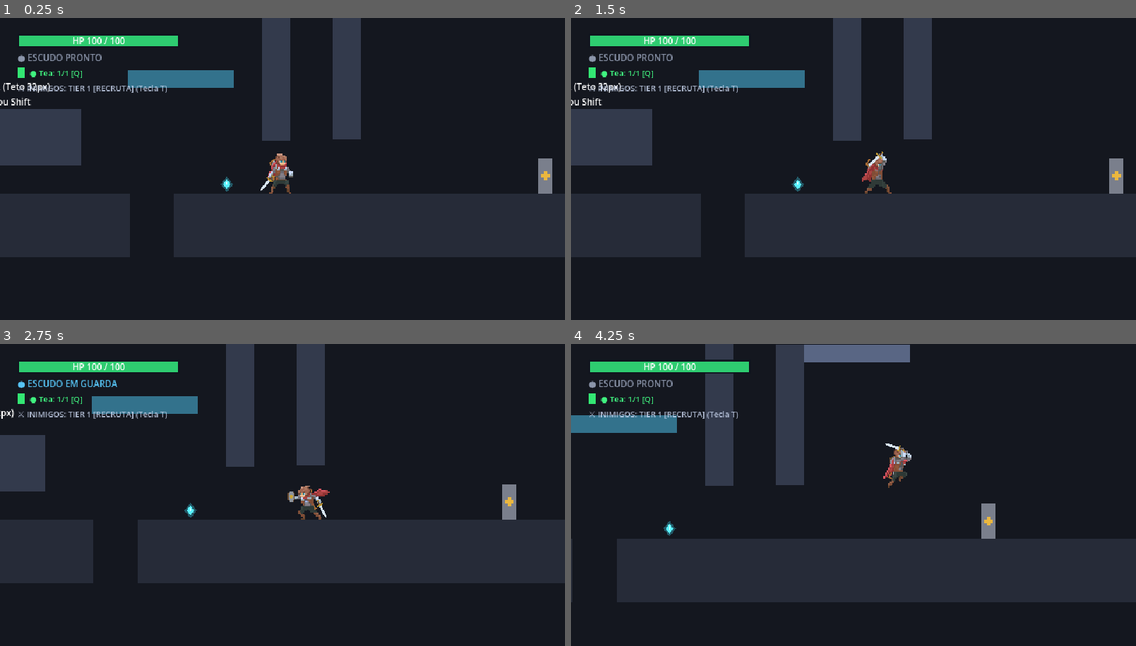
Above: before the commit, frames 1-4 (two rows, left to right).
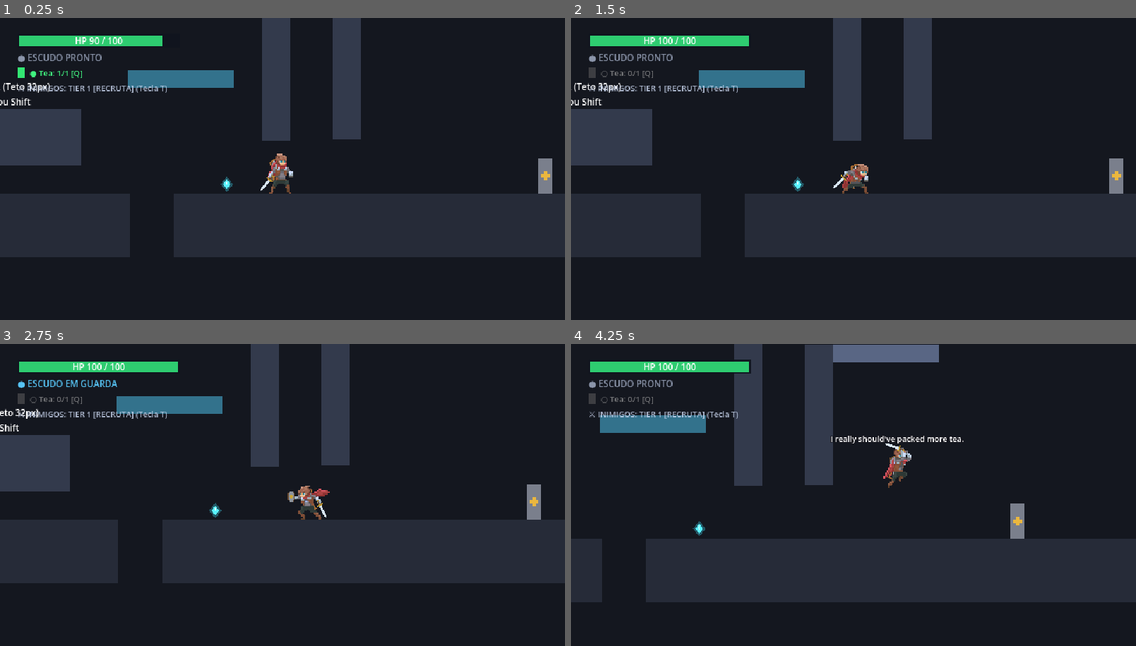
Above: after the commit, the same moments.

Repository: Theadrill/Godot-Roguelike-Prototype
Game: Godot game, scene res://src/world/movement_gym.tscn
Same seed, same stepped clock (60 frames per second), same inputs: the game is played once before the commit and once after it.
Inputs (mouse positions are in pixels of both pictures, inside the frame that each line leads up to):
- Up to frame 1 (0.25 s): no input
- Up to frame 2 (1.5 s): tap A (move_left) at 0.5, 1.25 s; move the mouse to (977, 159) at 0.52 s; hold D (move_right) from 0.53 s (still down); tap Q (heal) at 0.6 s; click (977, 159) at 0.67 s; tap Space (jump) at 0.77 s; move the mouse to (740, 193) at 1.27 s; click (740, 193) at 1.35 s
- Up to frame 3 (2.75 s): tap Space (jump) at 1.52 s; tap Q (heal) at 1.55, 2.3 s; tap A (move_left) at 2 s; move the mouse to (339, 431) at 2.02 s; release D (move_right) at 2.03 s; hold A (move_left) from 2.03 s (still down); hold Right mouse button (defend) from 2.03 s (still down)
- Up to frame 4 (4.25 s): move the mouse to (825, 567) at 2.77 s; release A (move_left) at 2.78 s; release Right mouse button (defend) at 2.78 s; hold D (move_right) from 2.78 s (still down); tap Q (heal) at 2.85, 3.8 s; click (825, 567) at 2.92 s; tap Space (jump) at 3.02, 3.77 s; tap A (move_left) at 3.5 s; move the mouse to (1023, 549) at 3.52 s; hold E (interact) from 3.53 s (still down)

The runs differ from the first frame. In frame 1, 0.2% of the frame differs, in the area x 13-32%, y 5-10%; in frame 2, 0.8%; in frame 3, 11%; in frame 4, 13%, in the area x 0-81%, y 0-86%.

Commit message:
feat(heal): add 3-frame tea bottle socket, empty flask preview, and console validation rule

Diff:
--- a/assets/player/adventurer/player_frames.tres
+++ b/assets/player/adventurer/player_frames.tres
@@ -294,6 +294,14 @@
 atlas = ExtResource("3_jump_sheet")
 region = Rect2(0, 62, 83, 62)
 
+[sub_resource type="AtlasTexture" id="AtlasTexture_pickup_0"]
+atlas = ExtResource("21_pickup_sheet")
+region = Rect2(0, 0, 83, 62)
+
+[sub_resource type="AtlasTexture" id="AtlasTexture_pickup_1"]
+atlas = ExtResource("21_pickup_sheet")
+region = Rect2(0, 62, 83, 62)
+
 [sub_resource type="AtlasTexture" id="AtlasTexture_idle_0"]
 atlas = ExtResource("1_idle_sheet")
 region = Rect2(0, 0, 83, 62)
@@ -321,14 +329,6 @@
 [sub_resource type="AtlasTexture" id="AtlasTexture_jump_3"]
 atlas = ExtResource("3_jump_sheet")
 region = Rect2(83, 62, 83, 62)
-
-[sub_resource type="AtlasTexture" id="AtlasTexture_pickup_0"]
-atlas = ExtResource("21_pickup_sheet")
-region = Rect2(0, 0, 83, 62)
-
-[sub_resource type="AtlasTexture" id="AtlasTexture_pickup_1"]
-atlas = ExtResource("21_pickup_sheet")
-region = Rect2(0, 62, 83, 62)
 
 [sub_resource type="AtlasTexture" id="AtlasTexture_pickup_2"]
 atlas = ExtResource("21_pickup_sheet")
@@ -672,6 +672,17 @@
 }, {
 "frames": [{
 "duration": 1.0,
+"texture": SubResource("AtlasTexture_pickup_0")
+}, {
+"duration": 1.0,
+"texture": SubResource("AtlasTexture_pickup_1")
+}],
+"loop": 0,
+"name": &"heal",
+"speed": 6.0
+}, {
+"frames": [{
+"duration": 1.0,
 "texture": SubResource("AtlasTexture_idle_0")
 }, {
 "duration": 1.0,
@@ -703,17 +714,6 @@
 "loop": 0,
 "name": &"jump",
 "speed": 10.0
-}, {
-"frames": [{
-"duration": 1.0,
-"texture": SubResource("AtlasTexture_pickup_0")
-}, {
-"duration": 1.0,
-"texture": SubResource("AtlasTexture_pickup_1")
-}],
-"loop": 0,
-"name": &"heal",
-"speed": 6.0
 }, {
 "frames": [{
 "duration": 1.0,
--- /dev/null
+++ b/src/entities/equipment/items/tea_bottle_visual.tscn
@@ -0,0 +1,13 @@
+[gd_scene format=3 uid="uid://tea_bottle_visual_01"]
+
+[ext_resource type="Texture2D" path="res://assets/player/adventurer/heal/tea_bottle_sheet.png" id="1_tex"]
+
+[node name="TeaBottleVisual" type="Node2D"]
+texture_filter = 1
+scale = Vector2(0.32, 0.32)
+
+[node name="Sprite2D" type="Sprite2D" parent="."]
+texture_filter = 1
+texture = ExtResource("1_tex")
+vframes = 3
+frame = 0
--- /dev/null
+++ b/src/entities/equipment/socket_profiles/tea_bottle.tres
@@ -0,0 +1,24 @@
+[gd_resource type="Resource" script_class="WeaponSocketProfile" format=3 uid="uid://bw2rslo16dwly"]
+
+[ext_resource type="Script" uid="uid://c5rv1prl1d8vr" path="res://src/entities/equipment/socket_profiles/weapon_socket_profile.gd" id="1_script"]
+
+[resource]
+script = ExtResource("1_script")
+hand_frames = {
+"heal_0": {
+"flip_h": false,
+"flip_v": false,
+"pos": Vector2(13, -20),
+"rot": -5.0,
+"visible": true,
+"z_index": 2
+},
+"heal_1": {
+"flip_h": false,
+"flip_v": false,
+"pos": Vector2(10, -31),
+"rot": -61.0,
+"visible": true,
+"z_index": 2
+}
+}
--- a/src/entities/player/player.gd
+++ b/src/entities/player/player.gd
@@ -18,6 +18,10 @@
 var current_health: float = 250.0
 var current_mana: float = 100.0
 var _debug_respawn_timer: float = 0.0
+
+@export_group("Debug")
+@export var debug_start_at_90_health: bool = true
+@export var debug_infinite_heal: bool = false
 
 @export_group("Tactical Life Rally")
 const RALLY_DURATION: float = 2.0
@@ -142,12 +146,16 @@
 @onready var off_hand_socket: Marker2D = $Visual/OffHandSocket
 @onready var back_socket_shield: Marker2D = $Visual/BackSocketShield
 @onready var back_socket_weapon: Marker2D = $Visual/BackSocketWeapon
+@onready var tea_bottle_socket: Marker2D = $Visual.get_node_or_null("TeaBottleSocket") as Marker2D
 @onready var bark_label: Label = get_node_or_null("BarkLabel") as Label
 @onready var death_screen: DeathScreen = get_node_or_null("DeathScreen") as DeathScreen
 
 var _main_weapon_instance: Node2D = null
 var _secondary_weapon_instance: Node2D = null
 var _shield_instance: Node2D = null
+var _tea_bottle_instance: Node2D = null
+var _tea_bottle_profile: WeaponSocketProfile = null
+var tea_bottle_frame_override: int = -1
 var is_shield_raised: bool = false
 var is_dead: bool = false
 var are_weapons_hidden: bool = false
@@ -183,6 +191,17 @@
 		if default_back:
 			back_socket_profile = default_back
 
+	if ResourceLoader.exists("res://src/entities/equipment/socket_profiles/tea_bottle.tres"):
+		_tea_bottle_profile = load("res://src/entities/equipment/socket_profiles/tea_bottle.tres") as WeaponSocketProfile
+	if tea_bottle_socket and ResourceLoader.exists("res://src/entities/equipment/items/tea_bottle_visual.tscn"):
+		var tb_scene := load("res://src/entities/equipment/items/tea_bottle_visual.tscn") as PackedScene
+		if tb_scene:
+			_tea_bottle_instance = tb_scene.instantiate() as Node2D
+			tea_bottle_socket.add_child(_tea_bottle_instance)
+			_tea_bottle_instance.position = Vector2.ZERO
+			_tea_bottle_instance.rotation_degrees = 0.0
+			_tea_bottle_instance.visible = false
+
 	if player_sprite:
 		player_sprite.animation_finished.connect(_on_player_sprite_animation_finished)
 		player_sprite.frame_changed.connect(_on_player_sprite_frame_changed)
@@ -190,6 +209,8 @@
 	_refresh_equipped_visuals()
 	_update_equipment_depth()
 	ProgressionManager.apply_to_player(self)
+	if debug_start_at_90_health:
+		current_health = max_health * 0.9
 
 	if hitbox:
 		hitbox.attacker = self
@@ -593,6 +614,24 @@
 			back_socket_shield.position = back_socket_profile.get_frame_pos(anim_name, frame_idx) + Vector2(-3.0, 0.0)
 			back_socket_shield.z_index = -1
 
+	# 4. Garrafa de Chá (exibida apenas durante a animação "heal")
+	if _tea_bottle_instance and is_instance_valid(_tea_bottle_instance):
+		if anim_name == &"heal" and tea_bottle_socket:
+			var tb_data: Dictionary = _tea_bottle_profile.get_frame_data(anim_name, frame_idx) if _tea_bottle_profile else {}
+			tea_bottle_socket.position = tb_data.get("pos", Vector2(10, -24))
+			tea_bottle_socket.rotation_degrees = tb_data.get("rot", 0.0)
+			tea_bottle_socket.z_index = tb_data.get("z_index", 3)
+			_tea_bottle_instance.position = Vector2.ZERO
+			_tea_bottle_instance.rotation_degrees = 0.0
+			_tea_bottle_instance.visible = tb_data.get("visible", true) and not are_weapons_hidden
+			_apply_visual_instance_flip(_tea_bottle_instance, tb_data.get("flip_h", false), tb_data.get("flip_v", false))
+			var tb_sprite := _tea_bottle_instance.get_node_or_null("Sprite2D") as Sprite2D
+			if tb_sprite:
+				var tb_frame: int = tea_bottle_frame_override if tea_bottle_frame_override >= 0 else frame_idx
+				tb_sprite.frame = clampi(tb_frame, 0, 2)
+		else:
+			_tea_bottle_instance.visible = false
+
 func stop_animation() -> void:
 	if animation_player and animation_player.is_playing():
 		animation_player.stop()
--- a/src/entities/player/player.tscn
+++ b/src/entities/player/player.tscn
@@ -110,6 +110,10 @@
 z_index = -1
 position = Vector2(7, -19)
 
+[node name="TeaBottleSocket" type="Marker2D" parent="Visual" unique_id=1685837079]
+z_index = 3
+position = Vector2(10, -24)
+
 [node name="PlayerSprite" type="AnimatedSprite2D" parent="Visual" unique_id=1468099375]
 position = Vector2(-2, -29)
 sprite_frames = ExtResource("24_player_frames")
--- a/src/entities/player/states/heal_state.gd
+++ b/src/entities/player/states/heal_state.gd
@@ -5,15 +5,19 @@
 ## Canalização estacionária de 0.55s com telegraph diegético esmeralda.
 ## Se interrompido por dano inimigo, a cura falha mas a carga é preservada (padrão Nine Sols).
 
+const EMPTY_PREVIEW_DURATION: float = 0.4
+
 var player: Player
 var channel_timer: float = 0.0
 var is_channeling: bool = false
+var is_empty_preview: bool = false
 var original_body_color: Color = Color(0.85, 0.72, 0.52, 1.0)
 
 func enter() -> void:
 	player = character as Player
 	channel_timer = 0.0
 	is_channeling = false
+	is_empty_preview = false
 
 	if not player:
 		state_machine.transition_to("idle")
@@ -26,16 +30,23 @@
 		state_machine.transition_to("fall")
 		return
 
-	# Se não tiver cargas de chá: não canaliza, dispara bark apenas se o anterior tiver se dissipado completamente
-	if player.current_flask_charges <= 0:
+	# Se não tiver cargas de chá: mostra pose de pegar (heal frame 0 + socket heal_0) com garrafa vazia (frame 2) e bark aleatório
+	if not player.debug_infinite_heal and player.current_flask_charges <= 0:
 		if not player.is_bark_active():
 			var bark_text: String = LocalizationService.get_random_variant("BARK_TEA_EMPTY", 4)
 			player.show_bark(bark_text)
-		state_machine.transition_to("idle")
+		is_empty_preview = true
+		player.velocity.x = 0.0
+		player.tea_bottle_frame_override = 2
+		player.play_animation(&"heal")
+		if player.player_sprite:
+			player.player_sprite.pause()
+			player.player_sprite.frame = 0
+			player._update_weapon_socket_for_frame(&"heal", 0)
 		return
 
-	# Se a vida já estiver cheia (100%), não gasta o chá
-	if player.current_health >= player.max_health:
+	# Se a vida já estiver cheia (100%), não gasta o chá (liberado em modo debug)
+	if not player.debug_infinite_heal and player.current_health >= player.max_health:
 		state_machine.transition_to("idle")
 		return
 
@@ -53,21 +64,37 @@
 func exit() -> void:
 	if is_channeling and player:
 		ProgressionManager.apply_skin_to_player(player)
-	if player and player.player_sprite:
-		player.player_sprite.modulate = Color.WHITE
+	if player:
+		player.tea_bottle_frame_override = -1
+		if player.player_sprite:
+			player.player_sprite.modulate = Color.WHITE
 	is_channeling = false
+	is_empty_preview = false
 
 func handle_incoming_hit(_damage: float, _knockback: Vector2, _hitstop: float, _incoming_hitbox: Hitbox) -> bool:
 	# Padrão Nine Sols: interrompe a canalização imediatamente, preservando a carga intacta
 	if is_channeling and player:
 		ProgressionManager.apply_skin_to_player(player)
-	if player and player.player_sprite:
-		player.player_sprite.modulate = Color.WHITE
+	if player:
+		player.tea_bottle_frame_override = -1
+		if player.player_sprite:
+			player.player_sprite.modulate = Color.WHITE
 	is_channeling = false
+	is_empty_preview = false
 	state_machine.transition_to("idle")
 	return false # Deixa o dano, recuo e hitstop serem processados normalmente pelo player
 
 func physics_update(delta: float) -> void:
+	if is_empty_preview:
+		if not player.is_on_floor():
+			state_machine.transition_to("fall")
+			return
+		player.velocity.x = 0.0
+		channel_timer += delta
+		if channel_timer >= EMPTY_PREVIEW_DURATION:
+			state_machine.transition_to("idle")
+		return
+
 	if not is_channeling:
 		return
 
@@ -96,8 +123,9 @@
 		_complete_heal()
 
 func _complete_heal() -> void:
-	if player.current_flask_charges > 0:
-		player.current_flask_charges -= 1
+	if player.debug_infinite_heal or player.current_flask_charges > 0:
+		if not player.debug_infinite_heal:
+			player.current_flask_charges -= 1
 		var heal_amount: float = player.max_health * player.flask_heal_percent * ProgressionManager.get_tea_heal_multiplier()
 		player.current_health = minf(player.current_health + heal_amount, player.max_health)
 		player.emit_signal("flask_charges_changed", player.current_flask_charges, player.max_flask_charges)
--- a/src/tools/weapon_socket_calibrator.gd
+++ b/src/tools/weapon_socket_calibrator.gd
@@ -27,6 +27,10 @@
 	"shield": "res://src/entities/equipment/shields/shield_visual.tscn",
 	"shield_2": "res://src/entities/equipment/shields/shield_visual.tscn",
 }
+
+const TEA_BOTTLE_SCENE: String = "res://src/entities/equipment/items/tea_bottle_visual.tscn"
+const TEA_BOTTLE_PROFILE_PATH: String = "res://src/entities/equipment/socket_profiles/tea_bottle.tres"
+const TARGET_TEA_BOTTLE: String = "Garrafa de Chá (TeaBottleSocket)"
 
 const WEAPON_DATA_PATHS: Dictionary = {
 	"sword": "res://src/entities/equipment/swords/weapon_sword_base.tres",
@@ -92,7 +96,7 @@
 ## - Arma nas Costas: Ajusta a arma de reserva guardada nas costas.
 ## - Escudo na Mão: Ajusta o escudo erguido em posição de guarda/mão secundária.
 ## - Escudo nas Costas: Ajusta o escudo guardado nas costas.
-@export_enum("Arma na Mão (MainHandSocket)", "Arma nas Costas (BackSocketWeapon)", "Escudo na Mão (OffHandSocket)", "Escudo nas Costas (BackSocketShield)") var socket_target: String = "Arma na Mão (MainHandSocket)":
+@export_enum("Arma na Mão (MainHandSocket)", "Arma nas Costas (BackSocketWeapon)", "Escudo na Mão (OffHandSocket)", "Escudo nas Costas (BackSocketShield)", "Garrafa de Chá (TeaBottleSocket)") var socket_target: String = "Arma na Mão (MainHandSocket)":
 	set(value):
 		socket_target = value
 		_on_configuration_changed()
@@ -324,10 +328,12 @@
 @onready var off_hand_socket: Marker2D = $Visual/OffHandSocket
 @onready var back_socket_weapon: Marker2D = $Visual/BackSocketWeapon
 @onready var back_socket_shield: Marker2D = $Visual/BackSocketShield
+@onready var tea_bottle_socket: Marker2D = get_node_or_null("Visual/TeaBottleSocket") as Marker2D
 @onready var slash_effect: AnimatedSprite2D = get_node_or_null("Visual/SlashEffect") as AnimatedSprite2D
 
 var _weapon_profile_resource: WeaponSocketProfile = null
 var _shield_profile_resource: WeaponSocketProfile = null
+var _tea_bottle_profile_resource: WeaponSocketProfile = null
 var _ref_sec_weapon_profile: WeaponSocketProfile = null
 var _weapon_data_resource: WeaponData = null
 
@@ -335,6 +341,7 @@
 var _off_hand_instance: Node2D = null
 var _back_weapon_instance: Node2D = null
 var _back_shield_instance: Node2D = null
+var _tea_bottle_instance: Node2D = null
 var _is_syncing_from_frame: bool = false
 var _is_syncing_slash: bool = false
 
@@ -376,6 +383,11 @@
 			_ref_sec_weapon_profile = load(ref_path) as WeaponSocketProfile
 	else:
 		_ref_sec_weapon_profile = null
+
+	if ResourceLoader.exists(TEA_BOTTLE_PROFILE_PATH):
+		_tea_bottle_profile_resource = load(TEA_BOTTLE_PROFILE_PATH) as WeaponSocketProfile
+	else:
+		_tea_bottle_profile_resource = null
 
 func _get_active_marker() -> Marker2D:
 	if socket_target == "Arma na Mão (MainHandSocket)":
@@ -394,6 +406,10 @@
 		if not back_socket_shield:
 			back_socket_shield = get_node_or_null("Visual/BackSocketShield") as Marker2D
 		return back_socket_shield
+	elif socket_target == TARGET_TEA_BOTTLE:
+		if not tea_bottle_socket:
+			tea_bottle_socket = get_node_or_null("Visual/TeaBottleSocket") as Marker2D
+		return tea_bottle_socket
 	return null
 
 func _get_active_visual_instance() -> Node2D:
@@ -405,6 +421,8 @@
 		return _off_hand_instance
 	elif socket_target == "Escudo nas Costas (BackSocketShield)":
 		return _back_shield_instance
+	elif socket_target == TARGET_TEA_BOTTLE:
+		return _tea_bottle_instance
 	return null
 
 func _update_visual_instances() -> void:
@@ -412,6 +430,7 @@
 	var hand_s := _get_node_safe("Visual/OffHandSocket") as Marker2D
 	var back_w := _get_node_safe("Visual/BackSocketWeapon") as Marker2D
 	var back_s := _get_node_safe("Visual/BackSocketShield") as Marker2D
+	var tea_s := _get_node_safe("Visual/TeaBottleSocket") as Marker2D
 
 	# Limpa instâncias anteriores
 	if hand_w:
@@ -426,6 +445,9 @@
 	if back_s:
 		for c in back_s.get_children(): c.queue_free()
 		_back_shield_instance = null
+	if tea_s:
+		for c in tea_s.get_children(): c.queue_free()
+		_tea_bottle_instance = null
 
 	# 1. Arma na mão principal (sempre aparece, exceto se desativada)
 	if hand_w and selected_weapon != "none":
@@ -476,6 +498,17 @@
 				_back_shield_instance.position = Vector2.ZERO
 				_back_shield_instance.rotation_degrees = 0.0
 				_back_shield_instance.z_index = 0
+
+	# 5. Garrafa de Chá (aparece quando selecionada OU durante a animação "heal")
+	var should_show_tea_bottle := (socket_target == TARGET_TEA_BOTTLE) or (selected_animation == "heal")
+	if tea_s and should_show_tea_bottle and ResourceLoader.exists(TEA_BOTTLE_SCENE):
+		var tb_scene := load(TEA_BOTTLE_SCENE) as PackedScene
+		if tb_scene:
+			_tea_bottle_instance = tb_scene.instantiate() as Node2D
+			tea_s.add_child(_tea_bottle_instance)
+			_tea_bottle_instance.position = Vector2.ZERO
+			_tea_bottle_instance.rotation_degrees = 0.0
+			_tea_bottle_instance.z_index = 0
 
 func _get_node_safe(path: String) -> Node:
 	return get_node_or_null(path)
@@ -533,6 +566,7 @@
 	var hand_s := _get_node_safe("Visual/OffHandSocket") as Marker2D
 	var back_w := _get_node_safe("Visual/BackSocketWeapon") as Marker2D
 	var back_s := _get_node_safe("Visual/BackSocketShield") as Marker2D
+	var tea_s := _get_node_safe("Visual/TeaBottleSocket") as Marker2D
 
 	# 2. Posição da Arma na Mão Principal (Tudo na mão = 2)
 	if hand_w and _weapon_profile_resource and _weapon_profile_resource.has_method("get_frame_data"):
@@ -580,6 +614,19 @@
 			_back_shield_instance.visible = bs_data.get("visible", true)
 			_apply_visual_flip(_back_shield_instance, bs_data.get("flip_h", false), bs_data.get("flip_v", false))
 
+	# 6. Posição da Garrafa de Chá (TeaBottleSocket)
+	if tea_s and _tea_bottle_profile_resource and _tea_bottle_profile_resource.has_method("get_frame_data"):
+		var tb_data: Dictionary = _tea_bottle_profile_resource.get_frame_data(selected_animation, current_frame)
+		tea_s.position = tb_data.get("pos", Vector2(10, -24))
+		tea_s.rotation_degrees = tb_data.get("rot", 0.0)
+		tea_s.z_index = tb_data.get("z_index", 3)
+		if _tea_bottle_instance and is_instance_valid(_tea_bottle_instance):
+			_tea_bottle_instance.visible = tb_data.get("visible", true)
+			_apply_visual_flip(_tea_bottle_instance, tb_data.get("flip_h", false), tb_data.get("flip_v", false))
+			var tb_sprite := _tea_bottle_instance.get_node_or_null("Sprite2D") as Sprite2D
+			if tb_sprite:
+				tb_sprite.frame = clampi(current_frame, 0, 1)
+
 	# 6. Atualiza os inputs do Inspector para o alvo ativo
 	_is_syncing_from_frame = true
 	var active_marker := _get_active_marker()
@@ -626,6 +673,8 @@
 		_apply_visual_flip(vis, socket_flip_h, socket_flip_v)
 
 func _get_active_item_name() -> String:
+	if socket_target == TARGET_TEA_BOTTLE:
+		return "tea_bottle"
 	if "Arma" in socket_target:
 		return selected_weapon
 	return selected_shield
@@ -1026,8 +1075,22 @@
 		var err := ResourceSaver.save(_shield_profile_resource, "res://src/entities/equipment/socket_profiles/%s.tres" % selected_shield)
 		_report_save_status(err, "%s.tres (Escudo nas Costas)" % selected_shield)
 
+	elif socket_target == TARGET_TEA_BOTTLE:
+		if not _tea_bottle_profile_resource:
+			status_message = "ERRO: Perfil tea_bottle.tres não encontrado!"
+			return
+		_tea_bottle_profile_resource.set("%s_%d_pos" % [selected_animation, current_frame], socket_position)
+		_tea_bottle_profile_resource.set("%s_%d_rot" % [selected_animation, current_frame], socket_rotation)
+		_tea_bottle_profile_resource.set("%s_%d_visible" % [selected_animation, current_frame], item_visible_in_frame)
+		if _tea_bottle_profile_resource.has_method("set_hand_custom_data"):
+			_tea_bottle_profile_resource.set_hand_custom_data(selected_animation, current_frame, socket_z_index, socket_flip_h, socket_flip_v, socket_position, socket_rotation, item_visible_in_frame)
+		elif _tea_bottle_profile_resource.has_method("set_hand_z_index"):
+			_tea_bottle_profile_resource.set_hand_z_index(selected_animation, current_frame, socket_z_index)
+		var err := ResourceSaver.save(_tea_bottle_profile_resource, TEA_BOTTLE_PROFILE_PATH)
+		_report_save_status(err, "tea_bottle.tres (Garrafa de Chá)")
+
 func _prompt_apply_to_current_animation() -> void:
-	var item_name: String = selected_weapon if "Arma" in socket_target else selected_shield
+	var item_name: String = _get_active_item_name()
 	var count: int = ANIMATION_FRAME_COUNTS.get(selected_animation, 4)
 	var dlg := ConfirmationDialog.new()
 	dlg.title = "Confirmar: Apply to Current Animation"
@@ -1057,15 +1120,21 @@
 
 func apply_to_current_animation() -> void:
 	_load_resources()
-	var prof: WeaponSocketProfile = _weapon_profile_resource if "Arma" in socket_target else _shield_profile_resource
-	var item_name: String = selected_weapon if "Arma" in socket_target else selected_shield
+	var prof: WeaponSocketProfile
+	var item_name: String = _get_active_item_name()
+	if socket_target == TARGET_TEA_BOTTLE:
+		prof = _tea_bottle_profile_resource
+	elif "Arma" in socket_target:
+		prof = _weapon_profile_resource
+	else:
+		prof = _shield_profile_resource
 	if not prof:
 		status_message = "ERRO: Perfil %s não encontrado!" % item_name
 		return
 
 	var count: int = ANIMATION_FRAME_COUNTS.get(selected_animation, 4)
 
-	if socket_target == "Arma na Mão (MainHandSocket)" or socket_target == "Escudo na Mão (OffHandSocket)":
+	if socket_target == "Arma na Mão (MainHandSocket)" or socket_target == "Escudo na Mão (OffHandSocket)" or socket_target == TARGET_TEA_BOTTLE:
 		for f in range(count):
 			prof.set("%s_%d_pos" % [selected_animation, f], socket_position)
 			prof.set("%s_%d_rot" % [selected_animation, f], socket_rotation)
--- a/src/tools/weapon_socket_calibrator.tscn
+++ b/src/tools/weapon_socket_calibrator.tscn
@@ -52,6 +52,10 @@
 position = Vector2(6, -20)
 rotation = -0.61086524
 
+[node name="TeaBottleSocket" type="Marker2D" parent="Visual" unique_id=1498765432]
+z_index = 3
+position = Vector2(10, -24)
+
 [node name="SlashEffect" type="AnimatedSprite2D" parent="Visual" unique_id=1648291045]
 visible = false
 z_index = 4
Binary file added: assets/player/adventurer/heal/tea_bottle_sheet.png
Not shown, added: assets/player/adventurer/heal/tea_bottle_sheet.png.import
Binary file changed: assets/player/adventurer/pickup/player_pickup_sheet.png
Not shown, changed: docs/REGRAS_DO_PROJETO.md
